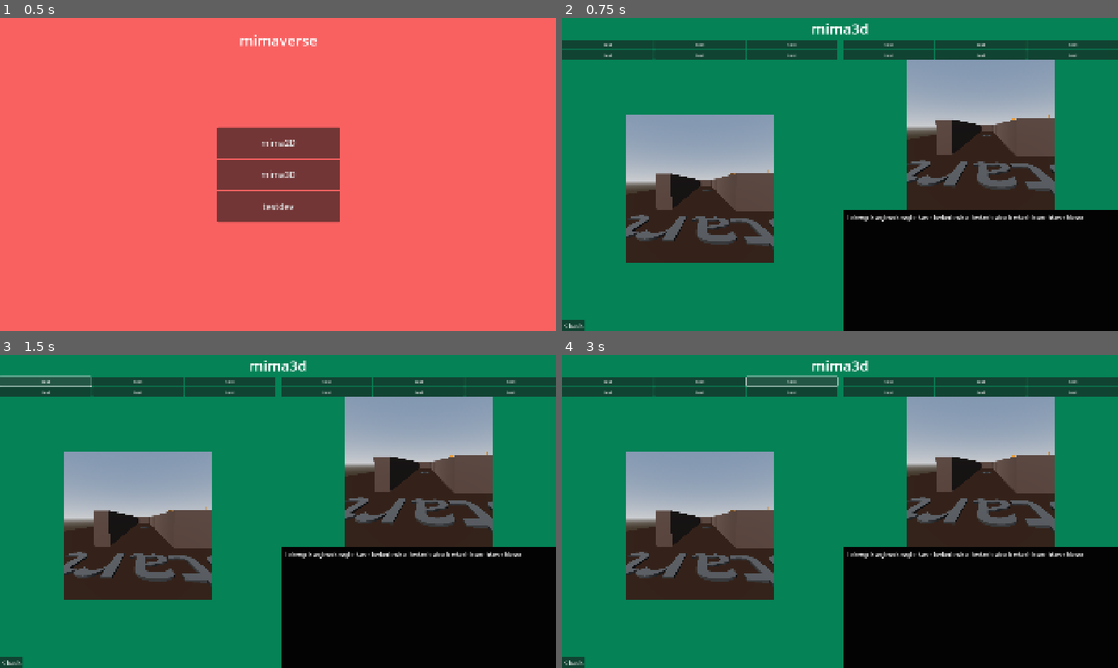
Above: before the commit, frames 1-4 (two rows, left to right).
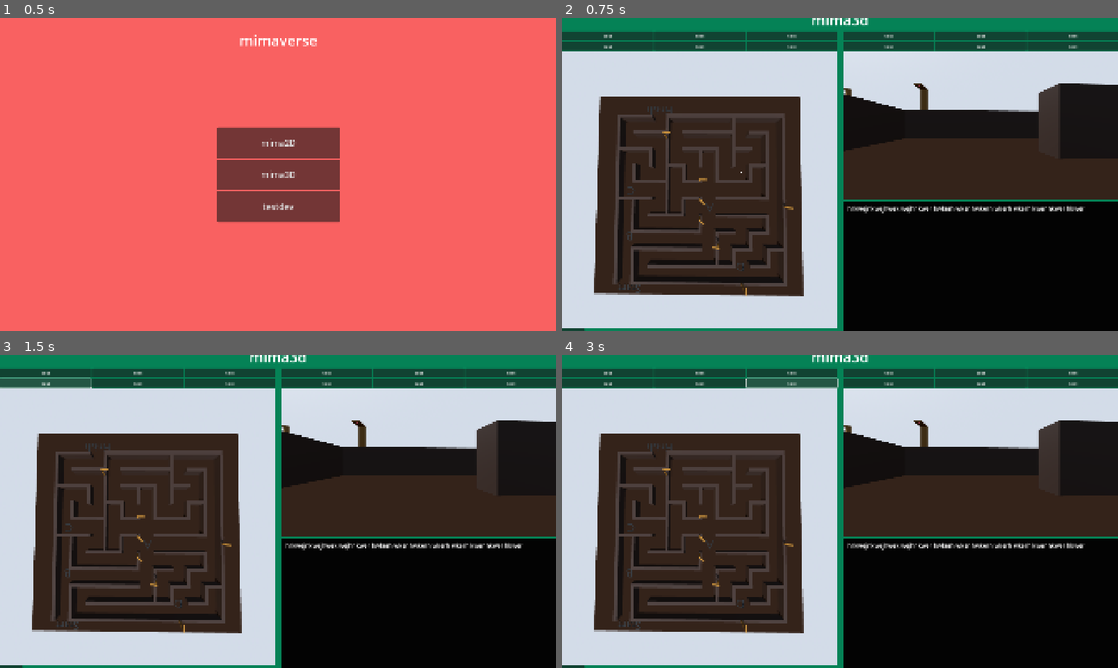
Above: after the commit, the same moments.

Repository: mimavox/mimaclient
Game: Godot game, scene res://screens/main/main.tscn
The game is run twice, just before and just after one commit, with the same random seed, the same clock (stepped at 60 frames per second) and the same inputs.
Inputs:
- Up to frame 1 (0.5 s): no input
- Up to frame 2 (0.75 s): click "mima3D" at 0.5 s
- Up to frame 3 (1.5 s): click "test" at 1.25 s
- Up to frame 4 (3 s): click "test" at 2 s; click "test" at 2.75 s

Frame 1 is identical in both runs. In frame 2, 67% of the frame differs, in the area x 0-100%, y 0-100%; in frame 3, 67%; in frame 4, 67%.

Commit message:
multiple viewports working

Diff:
--- a/screens/mima3D/mima3D.tscn
+++ b/screens/mima3D/mima3D.tscn
@@ -1,23 +1,13 @@
-[gd_scene load_steps=9 format=3 uid="uid://cklcgbb1lkgau"]
+[gd_scene load_steps=12 format=3 uid="uid://cklcgbb1lkgau"]
 
 [ext_resource type="PackedScene" uid="uid://blyecn3vvrk5f" path="res://assets/maze_runner.glb" id="2_w5ggl"]
 [ext_resource type="Script" uid="uid://bocpmmcxd0a1t" path="res://screens/mima3D/movement_controller.gd" id="3_c4ucj"]
 
-[sub_resource type="ProceduralSkyMaterial" id="ProceduralSkyMaterial_c4ucj"]
-sky_horizon_color = Color(0.662243, 0.671743, 0.686743, 1)
-ground_horizon_color = Color(0.662243, 0.671743, 0.686743, 1)
-
-[sub_resource type="Sky" id="Sky_evg8b"]
-sky_material = SubResource("ProceduralSkyMaterial_c4ucj")
-
-[sub_resource type="Environment" id="Environment_dxm56"]
-background_mode = 2
-sky = SubResource("Sky_evg8b")
-tonemap_mode = 2
-
-[sub_resource type="CapsuleShape3D" id="CapsuleShape3D_w5ggl"]
-
-[sub_resource type="CapsuleMesh" id="CapsuleMesh_c4ucj"]
+[sub_resource type="ViewportTexture" id="ViewportTexture_w5ggl"]
+viewport_path = NodePath("Simulation/SIMviewport")
+
+[sub_resource type="ViewportTexture" id="ViewportTexture_c4ucj"]
+viewport_path = NodePath("Simulation/CharacterBody3D/POVviewport")
 
 [sub_resource type="StyleBoxFlat" id="StyleBoxFlat_w5ggl"]
 content_margin_left = 10.0
@@ -25,6 +15,32 @@
 content_margin_right = 10.0
 content_margin_bottom = 10.0
 bg_color = Color(0.0110876, 0.0110876, 0.0110876, 1)
+
+[sub_resource type="ProceduralSkyMaterial" id="ProceduralSkyMaterial_c4ucj"]
+sky_horizon_color = Color(0.662243, 0.671743, 0.686743, 1)
+ground_horizon_color = Color(0.662243, 0.671743, 0.686743, 1)
+
+[sub_resource type="Sky" id="Sky_evg8b"]
+sky_material = SubResource("ProceduralSkyMaterial_c4ucj")
+
+[sub_resource type="Environment" id="Environment_dxm56"]
+background_mode = 2
+sky = SubResource("Sky_evg8b")
+tonemap_mode = 2
+ssil_intensity = 13.8
+glow_intensity = 7.9
+fog_enabled = true
+fog_mode = 1
+fog_light_energy = 1.96
+fog_sun_scatter = 0.26
+fog_density = 1.0
+fog_height = 105.03
+
+[sub_resource type="CapsuleShape3D" id="CapsuleShape3D_w5ggl"]
+
+[sub_resource type="CapsuleMesh" id="CapsuleMesh_c4ucj"]
+
+[sub_resource type="StandardMaterial3D" id="StandardMaterial3D_w5ggl"]
 
 [node name="Main" type="Control"]
 layout_mode = 3
@@ -113,45 +129,11 @@
 size_flags_vertical = 3
 text = "test"
 
-[node name="EnvSimulation" type="SubViewportContainer" parent="VBoxContainer/HBoxContainer/Environment"]
-layout_mode = 2
-size_flags_horizontal = 4
-size_flags_vertical = 6
-
-[node name="SubViewport" type="SubViewport" parent="VBoxContainer/HBoxContainer/Environment/EnvSimulation"]
-handle_input_locally = false
-snap_2d_vertices_to_pixel = true
-render_target_update_mode = 4
-
-[node name="Node3D" type="Node3D" parent="VBoxContainer/HBoxContainer/Environment/EnvSimulation/SubViewport"]
-
-[node name="Camera3D" type="Camera3D" parent="VBoxContainer/HBoxContainer/Environment/EnvSimulation/SubViewport/Node3D"]
-transform = Transform3D(-0.997916, 0.00562436, -0.0642868, 0, 0.996195, 0.0871557, 0.0645323, 0.0869741, -0.994118, 6.02233, 0.48069, -6.40123)
-
-[node name="WorldEnvironment" type="WorldEnvironment" parent="VBoxContainer/HBoxContainer/Environment/EnvSimulation/SubViewport/Node3D"]
-environment = SubResource("Environment_dxm56")
-
-[node name="DirectionalLight3D" type="DirectionalLight3D" parent="VBoxContainer/HBoxContainer/Environment/EnvSimulation/SubViewport/Node3D"]
-transform = Transform3D(-0.866023, -0.433016, 0.250001, 0, 0.499998, 0.866027, -0.500003, 0.749999, -0.43301, 0, 0, 0)
-shadow_enabled = true
-
-[node name="Maze Runner" parent="VBoxContainer/HBoxContainer/Environment/EnvSimulation/SubViewport/Node3D" instance=ExtResource("2_w5ggl")]
-transform = Transform3D(1, 0, 0, 0, 1, 0, 0, 0, 1, 2.5074, 0, -1.15994)
-
-[node name="CharacterBody3D" type="CharacterBody3D" parent="VBoxContainer/HBoxContainer/Environment/EnvSimulation/SubViewport/Node3D"]
-script = ExtResource("3_c4ucj")
-
-[node name="CollisionShape3D" type="CollisionShape3D" parent="VBoxContainer/HBoxContainer/Environment/EnvSimulation/SubViewport/Node3D/CharacterBody3D"]
-transform = Transform3D(0.1, 0, 0, 0, 0.1, 0, 0, 0, 0.1, 0.245882, 0.29738, 0)
-shape = SubResource("CapsuleShape3D_w5ggl")
-
-[node name="MeshInstance3D" type="MeshInstance3D" parent="VBoxContainer/HBoxContainer/Environment/EnvSimulation/SubViewport/Node3D/CharacterBody3D/CollisionShape3D"]
-mesh = SubResource("CapsuleMesh_c4ucj")
-
-[node name="CameraController" type="Node3D" parent="VBoxContainer/HBoxContainer/Environment/EnvSimulation/SubViewport/Node3D/CharacterBody3D"]
-transform = Transform3D(0.9402, 0, 0, 0, 0.610858, 0, 0, 0, 0.685591, 0.241057, 0.346766, 0)
-
-[node name="Camera3D" type="Camera3D" parent="VBoxContainer/HBoxContainer/Environment/EnvSimulation/SubViewport/Node3D/CharacterBody3D/CameraController"]
+[node name="TextureRect" type="TextureRect" parent="VBoxContainer/HBoxContainer/Environment"]
+layout_mode = 2
+texture = SubResource("ViewportTexture_w5ggl")
+expand_mode = 5
+stretch_mode = 5
 
 [node name="btnBack" type="Button" parent="VBoxContainer/HBoxContainer/Environment"]
 layout_mode = 2
@@ -203,45 +185,9 @@
 size_flags_vertical = 3
 text = "test"
 
-[node name="AgentPOV" type="SubViewportContainer" parent="VBoxContainer/HBoxContainer/Agent"]
-layout_mode = 2
-size_flags_horizontal = 4
-size_flags_vertical = 6
-
-[node name="SubViewport" type="SubViewport" parent="VBoxContainer/HBoxContainer/Agent/AgentPOV"]
-handle_input_locally = false
-snap_2d_vertices_to_pixel = true
-render_target_update_mode = 4
-
-[node name="Node3D" type="Node3D" parent="VBoxContainer/HBoxContainer/Agent/AgentPOV/SubViewport"]
-
-[node name="Camera3D" type="Camera3D" parent="VBoxContainer/HBoxContainer/Agent/AgentPOV/SubViewport/Node3D"]
-transform = Transform3D(-0.997916, 0.00562436, -0.0642868, 0, 0.996195, 0.0871557, 0.0645323, 0.0869741, -0.994118, 6.02233, 0.48069, -6.40123)
-
-[node name="WorldEnvironment" type="WorldEnvironment" parent="VBoxContainer/HBoxContainer/Agent/AgentPOV/SubViewport/Node3D"]
-environment = SubResource("Environment_dxm56")
-
-[node name="DirectionalLight3D" type="DirectionalLight3D" parent="VBoxContainer/HBoxContainer/Agent/AgentPOV/SubViewport/Node3D"]
-transform = Transform3D(-0.866023, -0.433016, 0.250001, 0, 0.499998, 0.866027, -0.500003, 0.749999, -0.43301, 0, 0, 0)
-shadow_enabled = true
-
-[node name="Maze Runner" parent="VBoxContainer/HBoxContainer/Agent/AgentPOV/SubViewport/Node3D" instance=ExtResource("2_w5ggl")]
-transform = Transform3D(1, 0, 0, 0, 1, 0, 0, 0, 1, 2.5074, 0, -1.15994)
-
-[node name="CharacterBody3D" type="CharacterBody3D" parent="VBoxContainer/HBoxContainer/Agent/AgentPOV/SubViewport/Node3D"]
-script = ExtResource("3_c4ucj")
-
-[node name="CollisionShape3D" type="CollisionShape3D" parent="VBoxContainer/HBoxContainer/Agent/AgentPOV/SubViewport/Node3D/CharacterBody3D"]
-transform = Transform3D(0.1, 0, 0, 0, 0.1, 0, 0, 0, 0.1, 0.245882, 0.29738, 0)
-shape = SubResource("CapsuleShape3D_w5ggl")
-
-[node name="MeshInstance3D" type="MeshInstance3D" parent="VBoxContainer/HBoxContainer/Agent/AgentPOV/SubViewport/Node3D/CharacterBody3D/CollisionShape3D"]
-mesh = SubResource("CapsuleMesh_c4ucj")
-
-[node name="CameraController" type="Node3D" parent="VBoxContainer/HBoxContainer/Agent/AgentPOV/SubViewport/Node3D/CharacterBody3D"]
-transform = Transform3D(0.9402, 0, 0, 0, 0.610858, 0, 0, 0, 0.685591, 0.241057, 0.346766, 0)
-
-[node name="Camera3D" type="Camera3D" parent="VBoxContainer/HBoxContainer/Agent/AgentPOV/SubViewport/Node3D/CharacterBody3D/CameraController"]
+[node name="TextureRect" type="TextureRect" parent="VBoxContainer/HBoxContainer/Agent"]
+layout_mode = 2
+texture = SubResource("ViewportTexture_c4ucj")
 
 [node name="AgentOutput" type="RichTextLabel" parent="VBoxContainer/HBoxContainer/Agent"]
 clip_contents = false
@@ -255,3 +201,44 @@
 theme_override_styles/normal = SubResource("StyleBoxFlat_w5ggl")
 text = " hrkwejr kwejhwek wejhr kwer hwkerh wker hwkerh wkerh wkerh kwer hkwer hkwer "
 fit_content = true
+
+[node name="Simulation" type="Node3D" parent="."]
+
+[node name="WorldEnvironment" type="WorldEnvironment" parent="Simulation"]
+environment = SubResource("Environment_dxm56")
+
+[node name="DirectionalLight3D" type="DirectionalLight3D" parent="Simulation"]
+transform = Transform3D(-0.866023, -0.433016, 0.250001, 0, 0.499998, 0.866027, -0.500003, 0.749999, -0.43301, 0, 0, 0)
+shadow_enabled = true
+
+[node name="Maze Runner" parent="Simulation" instance=ExtResource("2_w5ggl")]
+transform = Transform3D(1, -0.000349899, 0.000196237, 0.000349897, 1, 1.43057e-05, -0.000196241, -1.42549e-05, 1, 2.5074, 0, -1.15994)
+
+[node name="SIMviewport" type="SubViewport" parent="Simulation"]
+msaa_2d = 1
+msaa_3d = 1
+
+[node name="SIMcamera" type="Camera3D" parent="Simulation/SIMviewport"]
+transform = Transform3D(-0.999963, 0.00549691, -0.00661138, -0.00647748, 0.0240302, 0.99969, 0.00565408, 0.999696, -0.0239937, 2.37355, 5.51512, -1.02602)
+fov = 106.875
+
+[node name="CharacterBody3D" type="CharacterBody3D" parent="Simulation"]
+script = ExtResource("3_c4ucj")
+
+[node name="CollisionShape3D" type="CollisionShape3D" parent="Simulation/CharacterBody3D"]
+transform = Transform3D(0.1, 0, 0, 0, 0.1, 0, 0, 0, 0.1, 0.245882, 0.29738, 0)
+shape = SubResource("CapsuleShape3D_w5ggl")
+
+[node name="MeshInstance3D" type="MeshInstance3D" parent="Simulation/CharacterBody3D/CollisionShape3D"]
+mesh = SubResource("CapsuleMesh_c4ucj")
+surface_material_override/0 = SubResource("StandardMaterial3D_w5ggl")
+
+[node name="POVviewport" type="SubViewport" parent="Simulation/CharacterBody3D"]
+msaa_2d = 1
+msaa_3d = 1
+
+[node name="CameraController" type="Node3D" parent="Simulation/CharacterBody3D/POVviewport"]
+transform = Transform3D(0.9402, 0, 0, 0, 0.610858, 0, 0, 0, 0.685591, 0.241057, 0.346766, 0)
+
+[node name="POVcamera" type="Camera3D" parent="Simulation/CharacterBody3D/POVviewport/CameraController"]
+transform = Transform3D(-0.0858735, 0, -1.06013, 0, 1.63704, 0, 1.45383, 0, -0.117764, 0, 0, 0)
